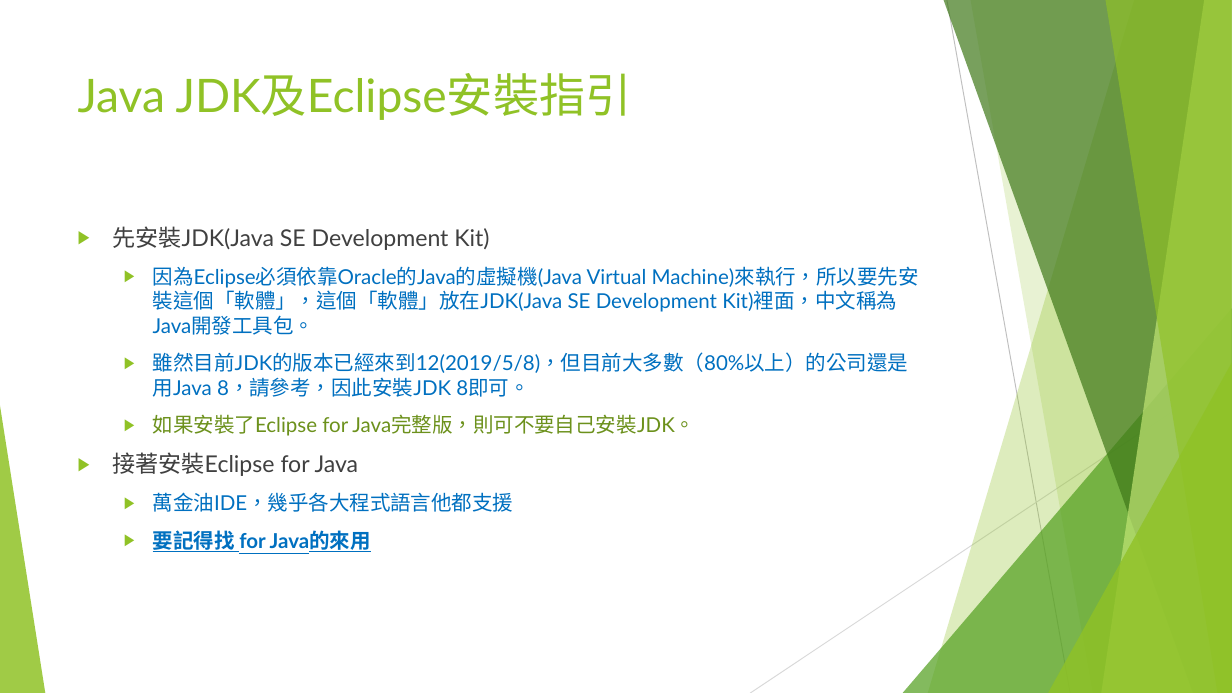
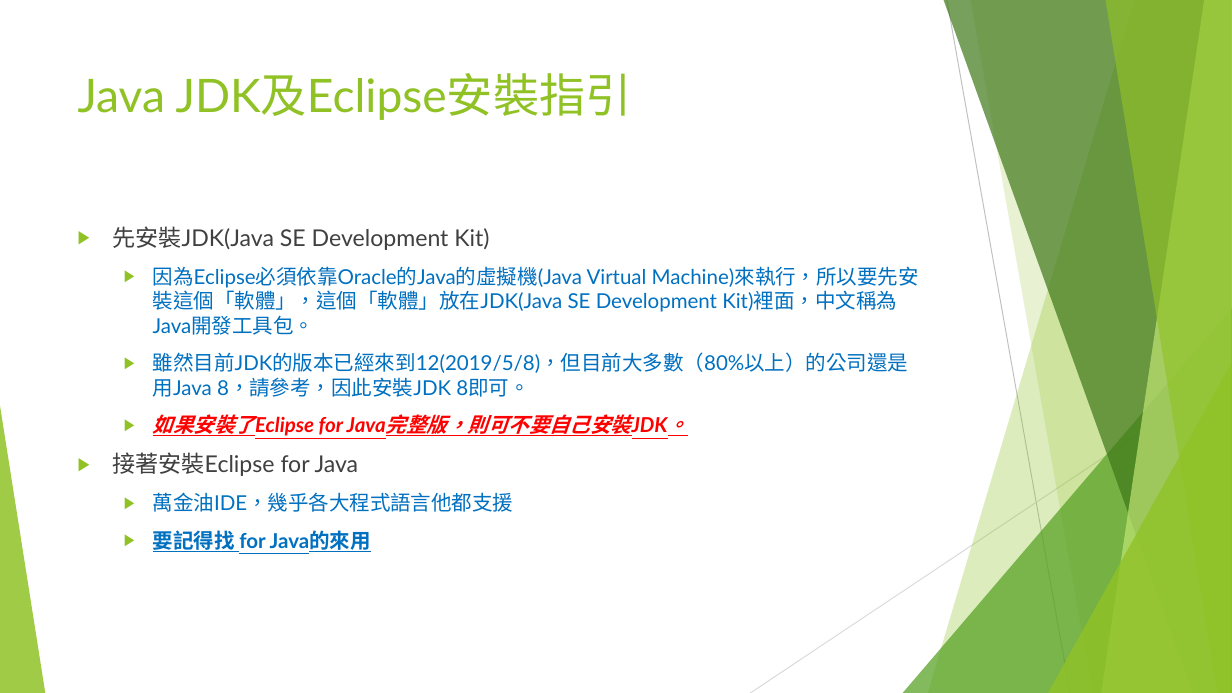
Before and after one commit to liulawsi/My_PPTs, a slide deck: slide 3 of LCC/Java/00b_Java開發環境建置.pptx (slide 6 before the commit). Drawn at 1232x693 pixels with LibreOffice and Linux fonts; fonts in the diff are those of the drawing; background and template pictures are left out. Boxes give left, top, right and bottom in pixels: in the first picture for what was removed or moved away, otherwise in the second. Text is boxed around its words. In the diff, an @@ line names an element or a change of style, - is before the commit and + after.

```diff
--- a/LCC/Java/00b_Java開發環境建置.pptx
+++ b/LCC/Java/00b_Java開發環境建置.pptx
@@ text at (x1=153, y1=414, x2=689, y2=436): text colour #6C921D to #FF0000, bold on, italic on, underline on in "如果安裝了Eclipse for Java完整版，則可不要自己安裝JDK。" @@
```
Also in this commit, not shown: 3 other slides changed, 3 slides added, 4 slides removed, 1 other file.
